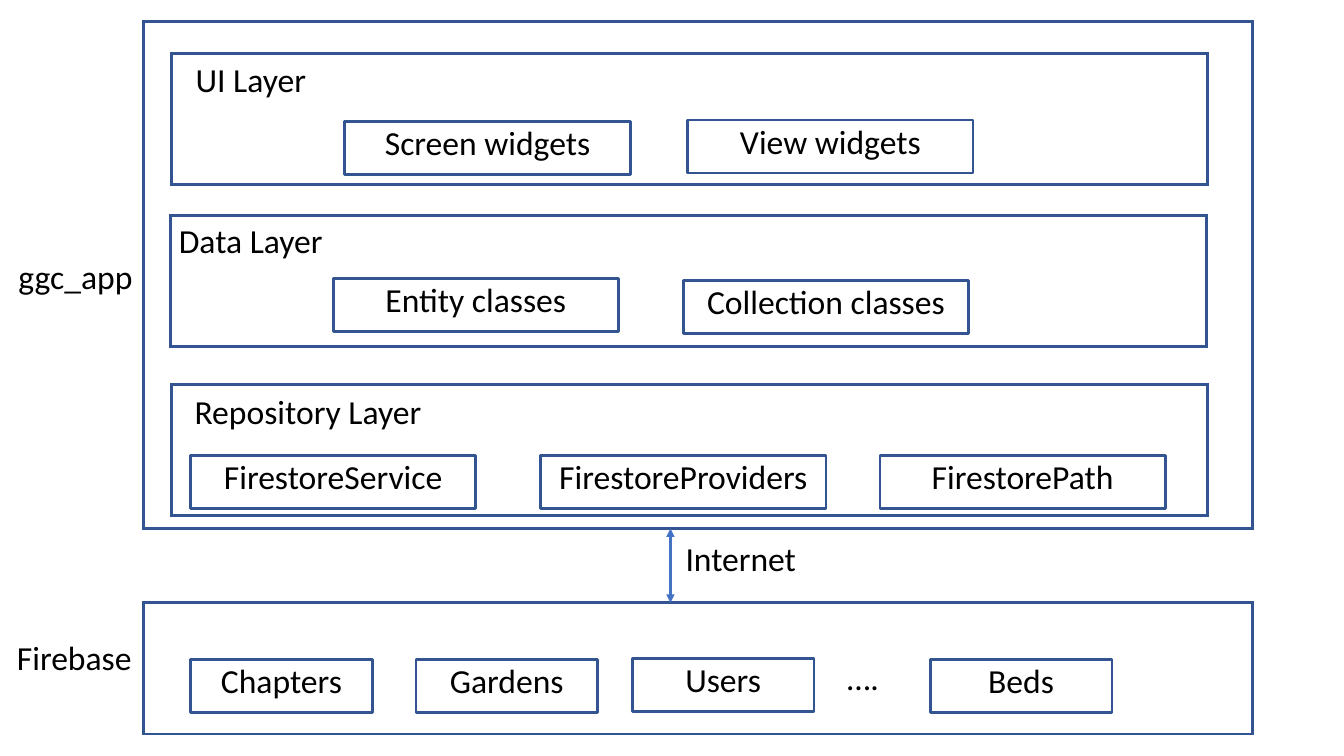
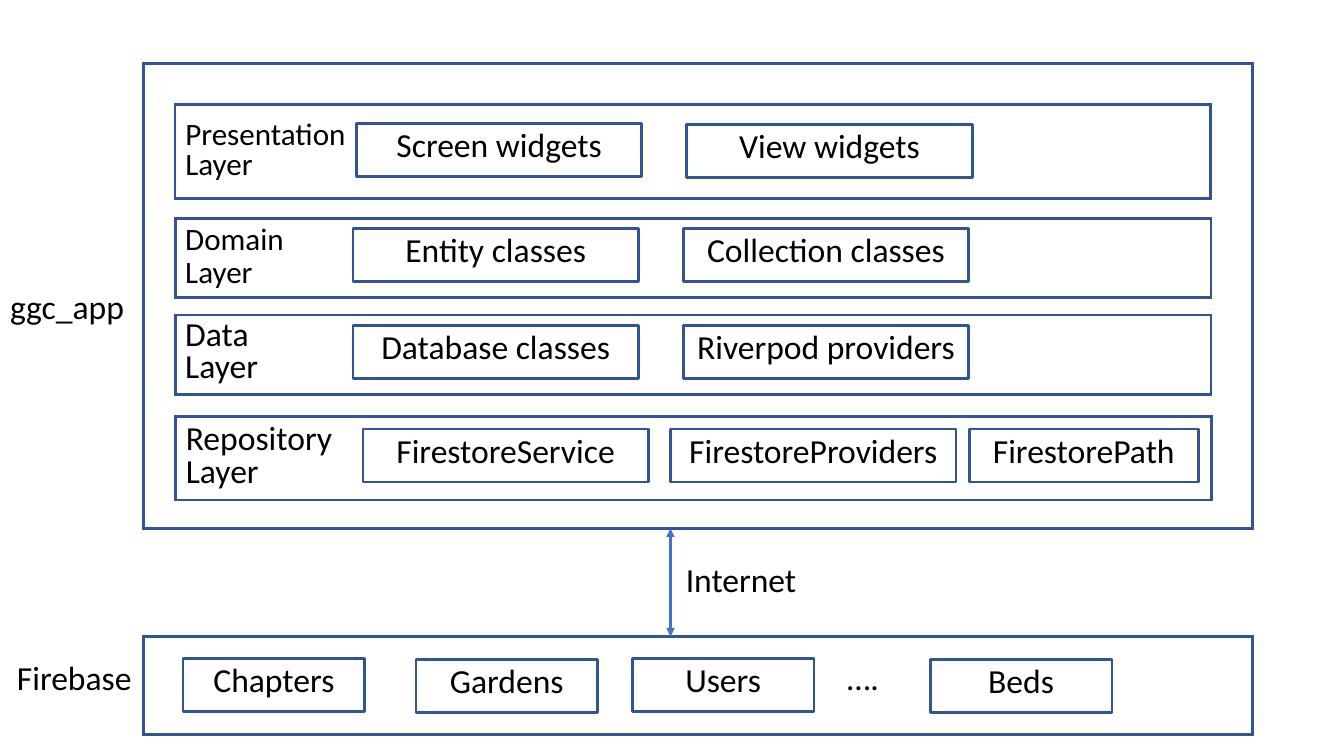
Before and after one commit to geogardenclub/geogardenclub.github.io, a slide deck: slide 1 of img/develop/alpha-release/ggc-architecture.pptx. Drawn at 1344x756 pixels with LibreOffice and Linux fonts; fonts in the diff are those of the drawing. Boxes give left, top, right and bottom in pixels: in the first picture for what was removed or moved away, otherwise in the second. Text is boxed around its words. In the diff, an @@ line names an element or a change of style, - is before the commit and + after.

```diff
--- a/img/develop/alpha-release/ggc-architecture.pptx
+++ b/img/develop/alpha-release/ggc-architecture.pptx
@@ rectangle: place and size @@
-rectangle at bbox=[143, 22, 1252, 529]
+rectangle at bbox=[143, 64, 1252, 528]
@@ rectangle: place and size @@
-rectangle at bbox=[171, 53, 1208, 185]
+rectangle at bbox=[175, 105, 1212, 199]
@@ text at bbox=[185, 123, 345, 180]: text changed; size 24 to 22.2 pt @@
-UI Layer
+Presentation
+Layer
@@ rectangle "Screen widgets": place and size @@
-rectangle "Screen widgets" at bbox=[345, 122, 630, 175]
+rectangle "Screen widgets" at bbox=[357, 123, 642, 176]
@@ rectangle "View widgets": place and size @@
-rectangle "View widgets" at bbox=[688, 120, 973, 173]
+rectangle "View widgets" at bbox=[687, 124, 972, 177]
@@ rectangle: place and size @@
-rectangle at bbox=[171, 216, 1208, 347]
+rectangle at bbox=[175, 219, 1212, 298]
@@ text added at bbox=[185, 228, 284, 288], 22.2 pt, text #000000 @@
+Domain
+Layer
@@ rectangle "Entity classes": place and size @@
-rectangle "Entity classes" at bbox=[334, 278, 619, 332]
+rectangle "Entity classes" at bbox=[353, 229, 638, 282]
@@ rectangle "Collection classes": place and size @@
-rectangle "Collection classes" at bbox=[684, 280, 969, 334]
+rectangle "Collection classes" at bbox=[684, 229, 969, 282]
@@ text "ggc_app": place and size @@
-text "ggc_app" at bbox=[18, 272, 132, 295]
+text "ggc_app" at bbox=[10, 302, 124, 325]
@@ text "Data Layer" at bbox=[185, 324, 258, 384]: alignment centre to left; line spacing 0.9 to 0.8 @@
@@ text "Data Layer": place and size @@
-text "Data Layer" at bbox=[179, 231, 323, 259]
+text "Data Layer" at bbox=[185, 324, 258, 384]
@@ rectangle added at bbox=[175, 316, 1212, 395], outline #325491 2 pt @@
@@ rectangle added at bbox=[353, 326, 638, 379], outline #325491 2 pt, 24 pt, text #000000 @@
+Database classes
@@ rectangle added at bbox=[684, 326, 969, 379], outline #325491 2 pt, 24 pt, text #000000 @@
+Riverpod providers
@@ rectangle: place and size @@
-rectangle at bbox=[171, 384, 1208, 515]
+rectangle at bbox=[175, 416, 1212, 500]
@@ text "Repository Layer": place and size @@
-text "Repository Layer" at bbox=[195, 401, 421, 430]
+text "Repository Layer" at bbox=[186, 427, 332, 489]
@@ text "Repository Layer" at bbox=[186, 427, 332, 489]: alignment centre to left; line spacing 0.9 to 0.8 @@
@@ rectangle "FirestoreService": place and size @@
-rectangle "FirestoreService" at bbox=[191, 456, 476, 509]
+rectangle "FirestoreService" at bbox=[363, 430, 648, 483]
@@ rectangle "FirestoreProviders": place and size @@
-rectangle "FirestoreProviders" at bbox=[540, 456, 826, 509]
+rectangle "FirestoreProviders" at bbox=[670, 430, 956, 483]
@@ rectangle "FirestorePath": place and size @@
-rectangle "FirestorePath" at bbox=[880, 456, 1166, 509]
+rectangle "FirestorePath" at bbox=[969, 430, 1199, 483]
@@ double arrow moved from (670, 528) - (670, 603) to (670, 528) - (670, 636) @@
@@ text "Internet": place and size @@
-text "Internet" at bbox=[686, 549, 796, 572]
+text "Internet" at bbox=[686, 570, 796, 593]
@@ subtitle "Firebase": place and size @@
-subtitle "Firebase" at bbox=[17, 646, 132, 671]
+subtitle "Firebase" at bbox=[17, 666, 132, 691]
@@ rectangle: place and size @@
-rectangle at bbox=[143, 603, 1252, 734]
+rectangle at bbox=[143, 636, 1252, 734]
@@ rectangle "Chapters": place and size @@
-rectangle "Chapters" at bbox=[191, 659, 372, 713]
+rectangle "Chapters" at bbox=[184, 658, 365, 712]
```
Also in this commit, not shown: 40 other files.
